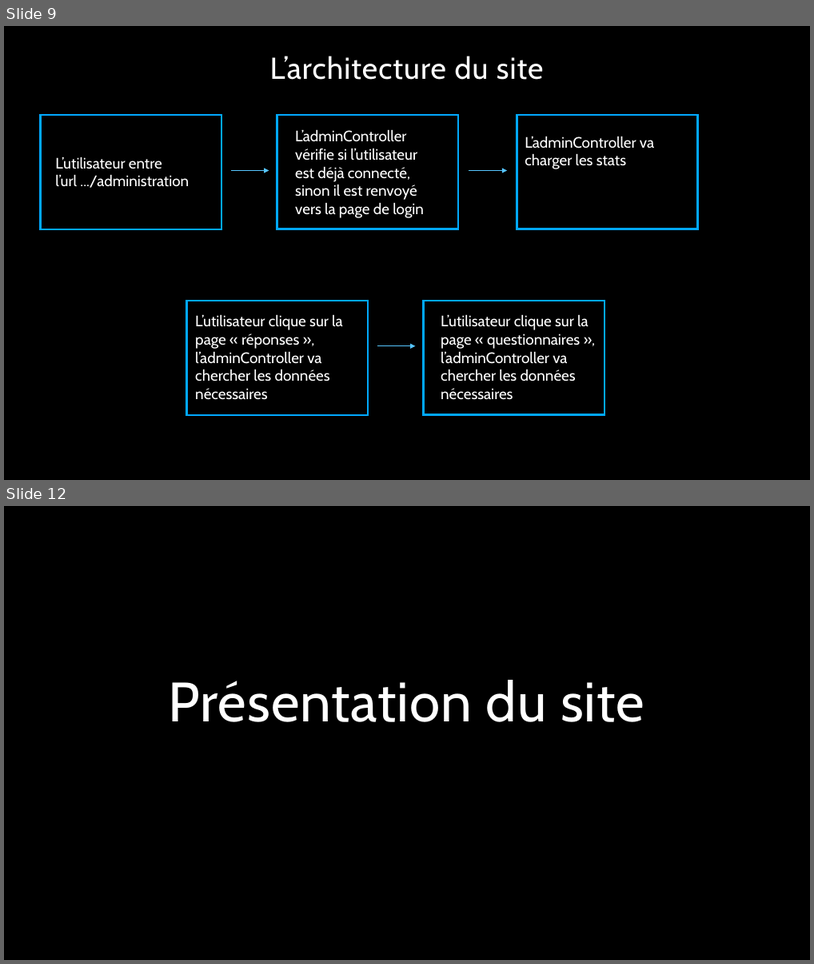
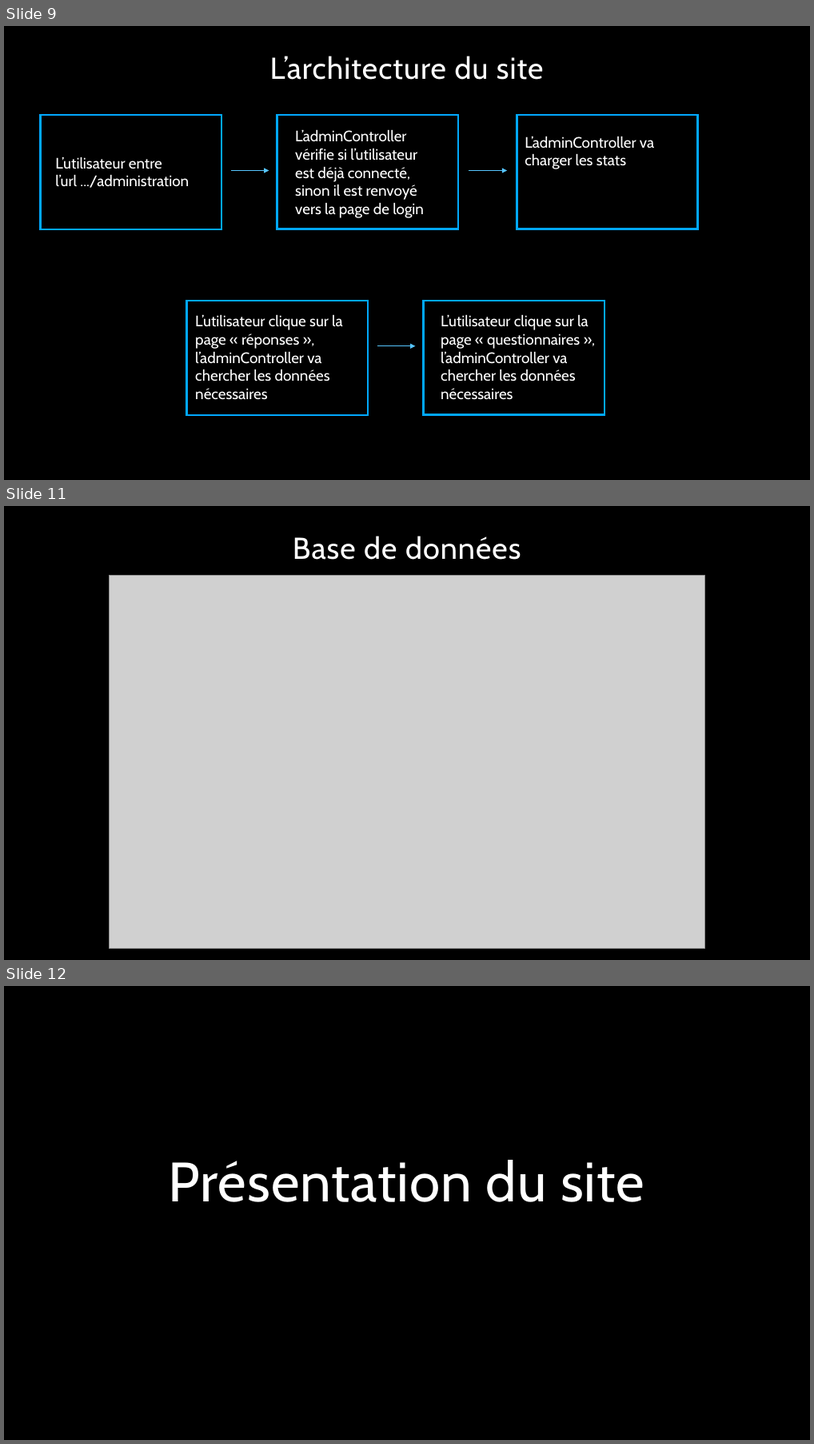
Before and after one commit to NicolasEhrhard/bigscreen, a slide deck: PFE - Copie.pptx. Shown one above the other, each under a label of ours: slides 9 and 12 before the commit, slides 9, 11 and 12 after it; the slides between them are not shown. The pictures are 814x964 and 814x1444 pixels, drawn with LibreOffice and Linux fonts; fonts in the diff are those of the drawing; grey boxes stand for pictures; background and template pictures are left out. Boxes give left, top, right and bottom in pixels: in the first picture for what was removed or moved away, otherwise in the second. Text is boxed around its words. In the diff, an @@ line names an element or a change of style, - is before the commit and + after.

```diff
--- a/PFE - Copie.pptx
+++ b/PFE - Copie.pptx
@@ slide 11 added at (4, 506, 810, 960), background picture (left out) @@
@@ title added at (293, 536, 521, 560), 36 pt, text #FFFFFF @@
+Base de données
@@ picture added at (110, 575, 705, 948) @@
```
Also in this commit, not shown: 5 slides changed, 2 slides removed, 6 other files.
